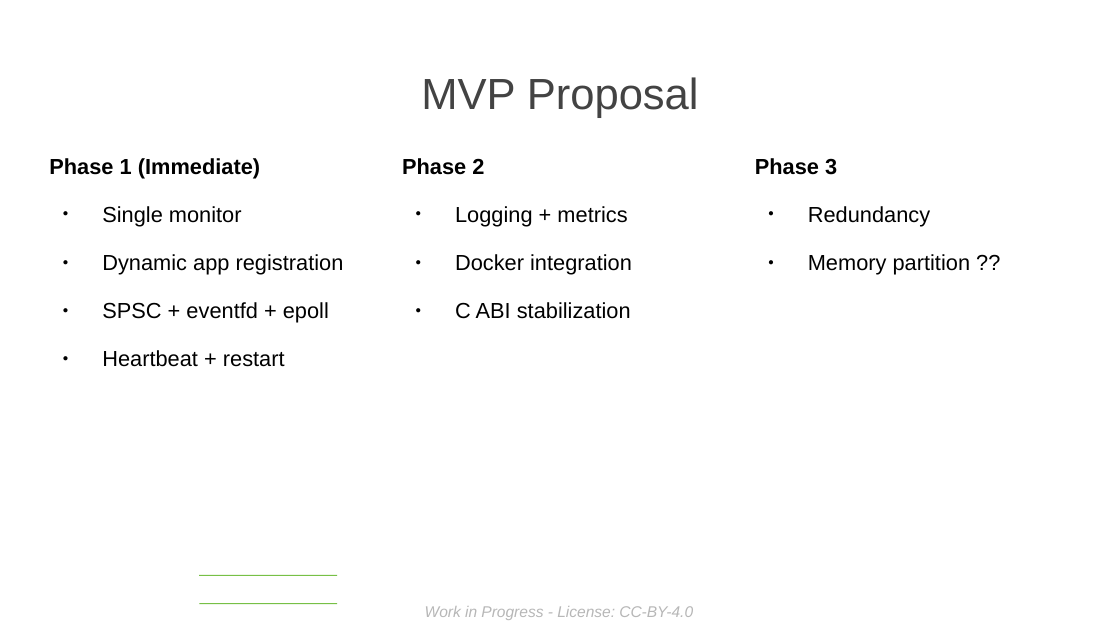
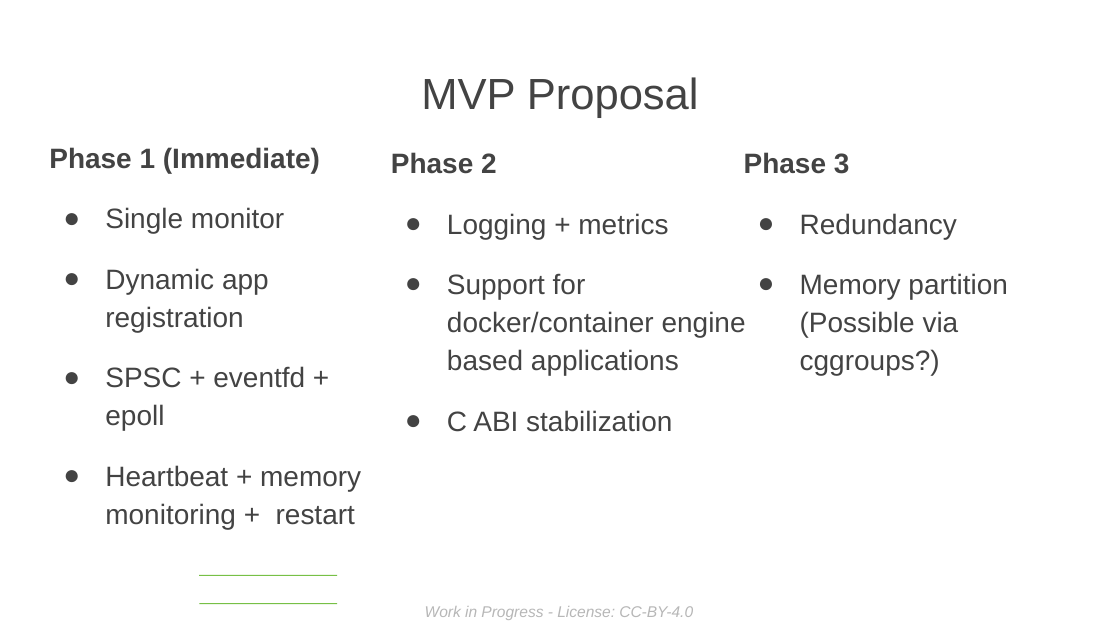
Before and after one commit to sduraiengineer/safetyguard, a slide deck: slide 23 of doc/ELISA Presentation MASTER for Workshop - London 2026.odp (slide 20 before the commit). Drawn at 1120x630 pixels with LibreOffice and Linux fonts; fonts in the diff are those of the drawing; background and template pictures are left out. Boxes give left, top, right and bottom in pixels: in the first picture for what was removed or moved away, otherwise in the second. Text is boxed around its words. In the diff, an @@ line names an element or a change of style, - is before the commit and + after.

```diff
--- a/doc/ELISA Presentation MASTER for Workshop - London 2026.odp
+++ b/doc/ELISA Presentation MASTER for Workshop - London 2026.odp
@@ text "Phase 1 (Immediate)": place and size @@
-text "Phase 1 (Immediate)" at (49, 158, 344, 367)
+text "Phase 1 (Immediate)" at (49, 147, 361, 529)
@@ text at (49, 147, 320, 431): size 14 to 18 pt, text colour #000000 to #434343 in "Phase 1 (Immediate)", "Single monitor", "Dynamic app registration", "SPSC + eventfd + epoll"; line spacing 1 to 1.14; indent changed; bullet colour #000000 to #434343 @@
@@ text at (391, 152, 672, 432): size 14 to 18 pt, text colour #000000 to #434343 in "Phase 2", "Logging + metrics", "C ABI stabilization"; line spacing 1 to 1.14; indent changed; bullet colour #000000 to #434343 @@
@@ text at (744, 152, 957, 239): size 14 to 18 pt, text colour #000000 to #434343 in "Phase 3", "Redundancy"; line spacing 1 to 1.14; indent changed; bullet colour #000000 to #434343 @@
@@ text at (447, 273, 746, 376): text changed; size 14 to 18 pt; text colour #000000 to #434343 @@
-● Docker integration
+● Support for docker/container engine based applications
@@ text at (800, 273, 1008, 376): text changed; size 14 to 18 pt; text colour #000000 to #434343 @@
-● Memory partition ??
+● Memory partition (Possible via cggroups?)
@@ text at (105, 465, 361, 529): text changed; size 14 to 18 pt; text colour #000000 to #434343 @@
-● Heartbeat + restart
+● Heartbeat + memory monitoring + restart
```
Also in this commit, not shown: 16 other slides changed, 1 slide added, 1 slide removed, 2 other files.
